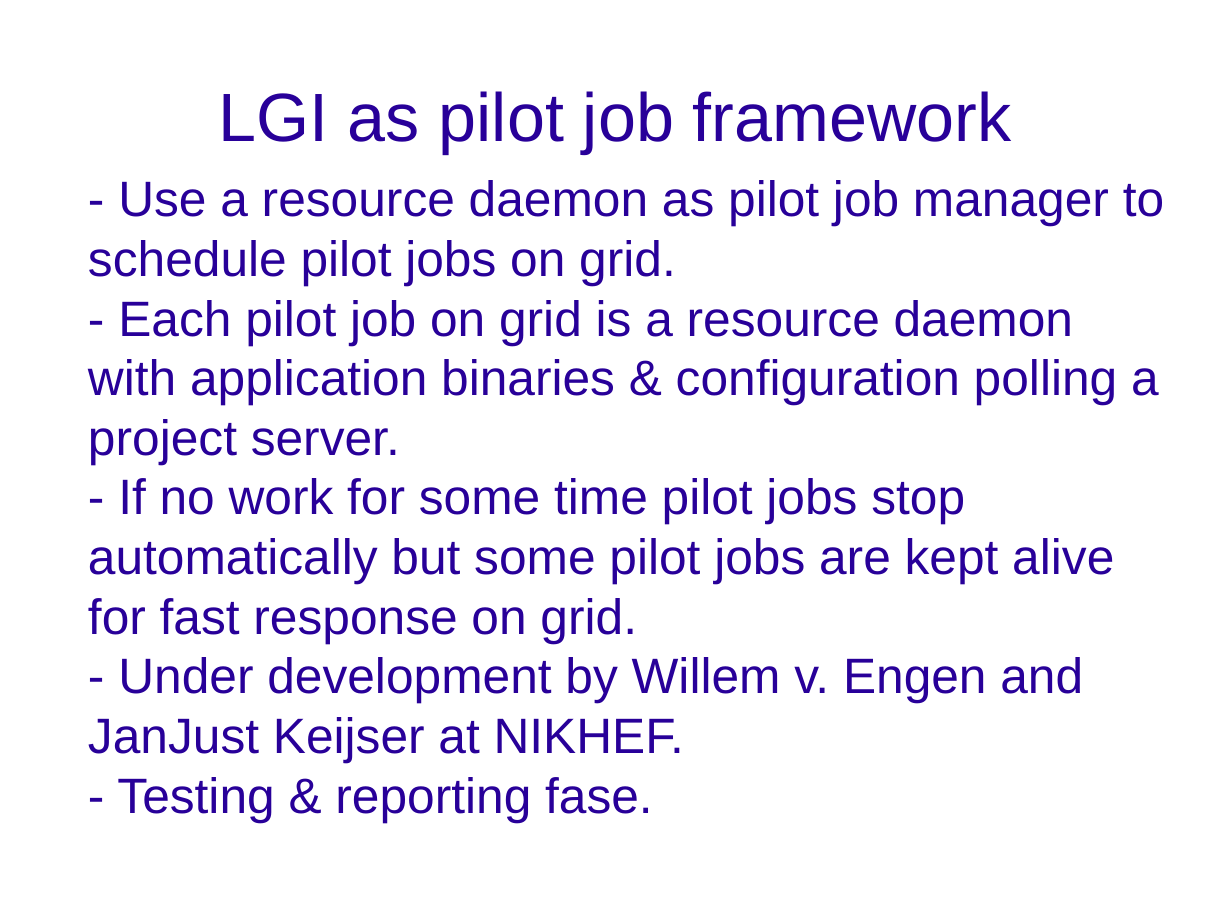
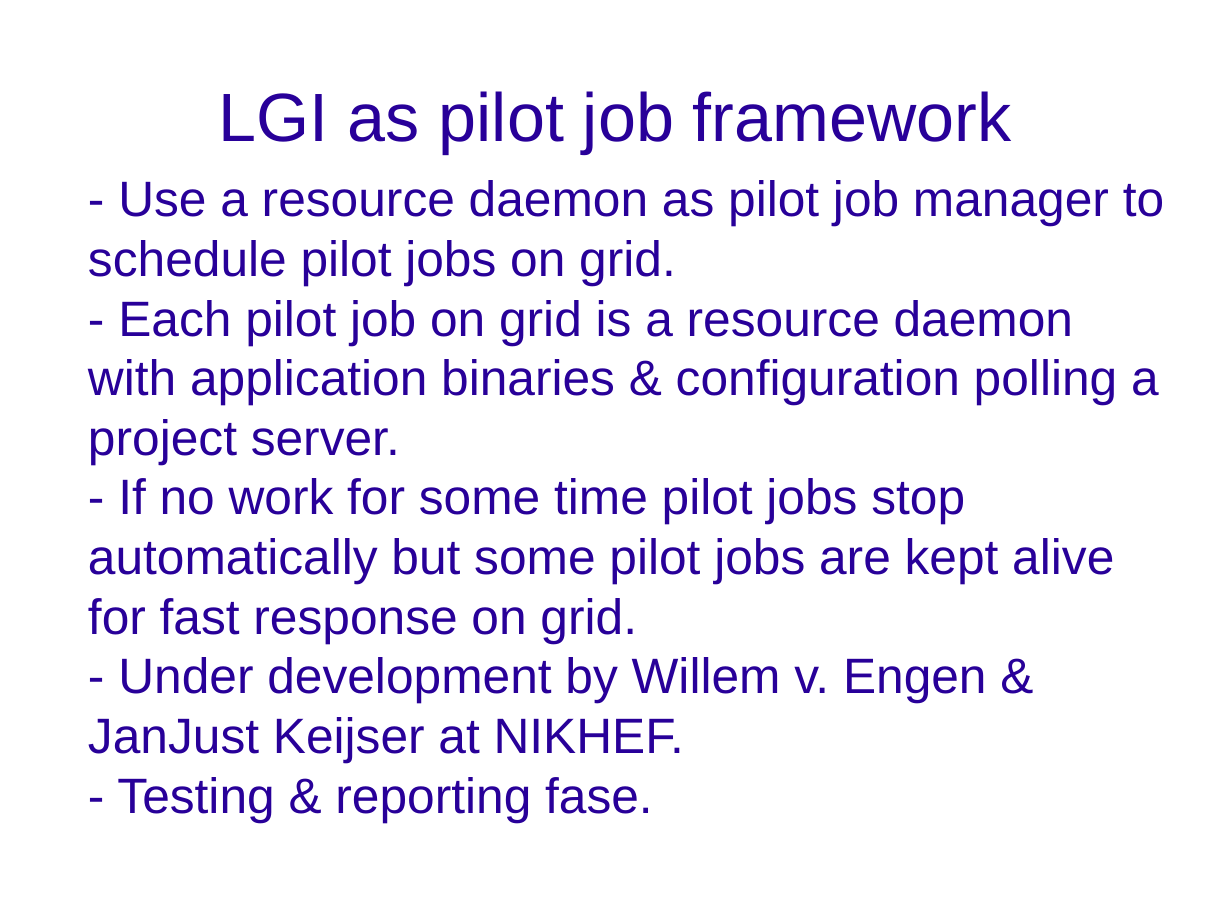
Before and after one commit to wvengen/LGI, a slide deck: slide 14 of docs/LGI_presentation_2010.odp. Drawn at 1232x924 pixels with LibreOffice and Linux fonts; fonts in the diff are those of the drawing; background and template pictures are left out. Boxes give left, top, right and bottom in pixels: in the first picture for what was removed or moved away, otherwise in the second. Text is boxed around its words. In the diff, an @@ line names an element or a change of style, - is before the commit and + after.

```diff
--- a/docs/LGI_presentation_2010.odp
+++ b/docs/LGI_presentation_2010.odp
@@ subtitle at (88, 657, 987, 762): text changed @@
-- Under development by Willem v. Engen and JanJust Keijser at NIKHEF.
+- Under development by Willem v. Engen & JanJust Keijser at NIKHEF.
```
Also in this commit, not shown: 6 other slides changed, 3 other files.
